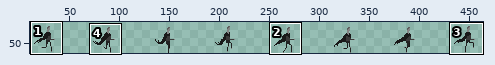
File history of a sprite sheet, Assets/Art/Spritesheets/Human Spritesheet/Human_Hold_running.png. The first picture is a wide view before the edit; the outline marks the close-up.
Close-up. Old version:
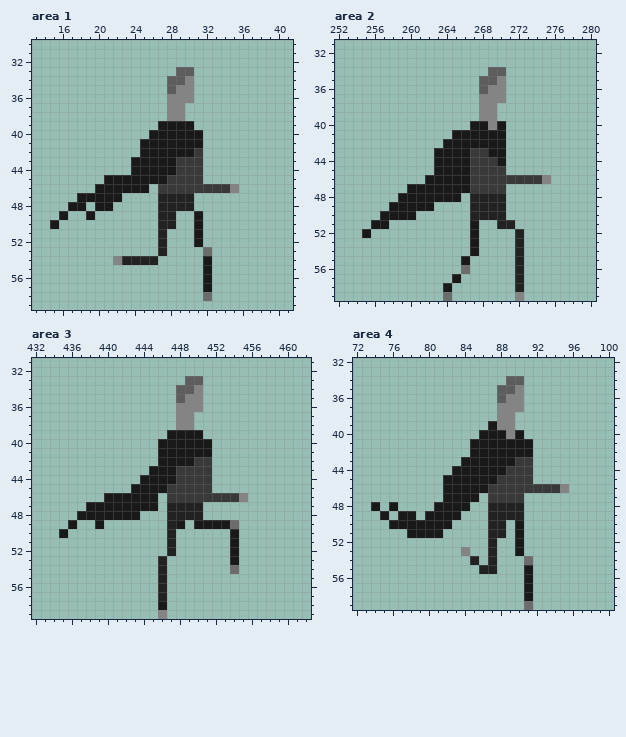
The file is 480x60 pixels. Colours within 5 levels of each other are drawn and written as one. Shown: area 1: x 13..41, y 30..59; area 2: x 252..280, y 31..59; area 3: x 432..462, y 31..59; area 4: x 72..100, y 32..59. The wide view leaves out empty margins. The commit also changed other parts of the picture, which this record leaves out.
The same view after the edit:
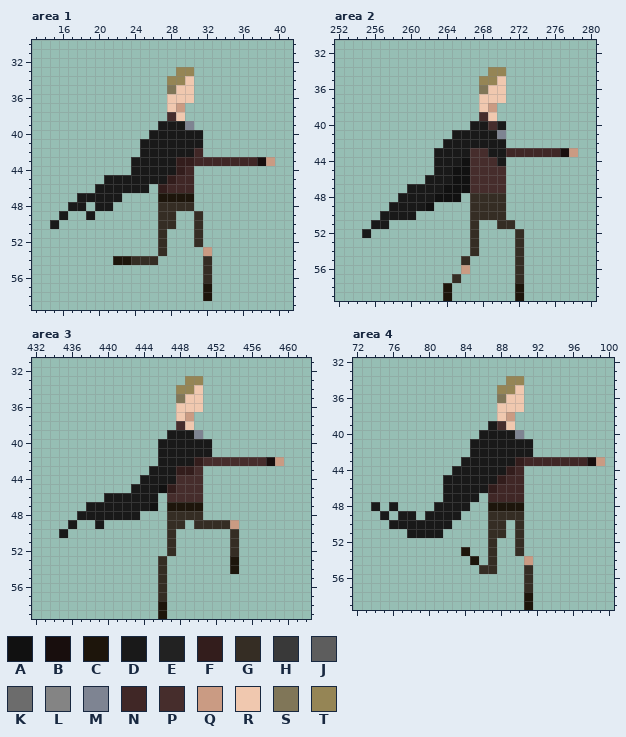
Palette (. is transparent): A #111111  B #180e0d  C #1d150b  D #191919  E #222222  F #331d1c  G #352d24  H #393939  J #5d5d5d  K #6c6c6c  L #848484  M #7e8492  N #402726  P #462d2c  Q #ca9b83  R #f0c8af  S #807658  T #958555
From old to new:
Changed rows in their new state; - is an unchanged pixel.
Area 1:
first column x 22:
33 -------TT---------
34 ------TTR---------
35 ------SRR---------
36 ------RRR---------
37 ------RQ----------
38 ------PR----------
39 --------M---------
42 ---------N--------
43 -------FFNNNNNNNBQ
44 -------FN.--------
45 ------FNN.--------
46 -----FNNN.....----
47 -----CCCC---------
48 -----GGGG---------
49 -----GG--G--------
50 -----GG--G--------
51 -----G---G--------
52 -----G---G--------
53 -----G----Q-------
54 CCGGG-----G-------
55 ----------G-------
56 ----------G-------
57 ----------C-------
58 ----------C-------
Area 2:
first column x 262:
34 -------TT--------
35 ------TTR--------
36 ------SRR--------
37 ------RRR--------
38 ------RQ---------
39 ------PR---------
40 -------P---------
41 --------M--------
43 -----PP--NNNNNNBQ
44 ----APPP---------
45 ---AAPPPP--------
46 ---AAPPPP.....---
47 --AAAPPPP--------
48 -AAA-GGGG--------
49 A----GGGG--------
50 -----GGGG--------
51 -----G--GG-------
52 -----G----G------
53 -----G----G------
54 -----G----G------
55 ----G-----G------
56 ----Q-----G------
57 ---G------G------
58 --C-------C------
59 --C-------C------
Area 3:
first column x 445:
33 ----TT---------
34 ---TTR---------
35 ---SRR---------
36 ---RRR---------
37 ---RQ----------
38 ---PR----------
39 -----M---------
42 -----FPPPPPPPBQ
43 ---FFP.--------
44 ---PPP.--------
45 -AFPPP.--------
46 --PPPP.....----
47 A-CCCC---------
48 --GGGG---------
49 --GG-GGGGQ-----
50 --G------G-----
51 --G------G-----
52 --G------G-----
53 -G-------C-----
54 -G-------C-----
55 -G-------------
56 -G-------------
57 -G-------------
58 -C-------------
59 -C-------------
Area 4:
first column x 84:
34 -----TT---------
35 ----TTR---------
36 ----SRR---------
37 ----RRR---------
38 ----RQ----------
39 ----PR----------
40 -----DM---------
43 ------FNNNNNNNBQ
44 -----FN.--------
45 ----FNN.--------
46 ---FNNN.....----
47 ---NNNN---------
48 ---CCCC---------
49 ---GGGG---------
50 ---GG-G---------
51 ---GG-G---------
52 ---G--G---------
53 C--G--G---------
54 -C-G---Q--------
55 --GG---G--------
56 -------G--------
57 -------G--------
58 -------C--------
59 -------C--------
Where, in picture pixels (left, top, right, bottom), the same in both close-ups:
changed: (113, 67, 275, 301)
changed: (425, 67, 578, 301)
changed: (149, 376, 284, 619)
changed: (461, 376, 605, 610)
